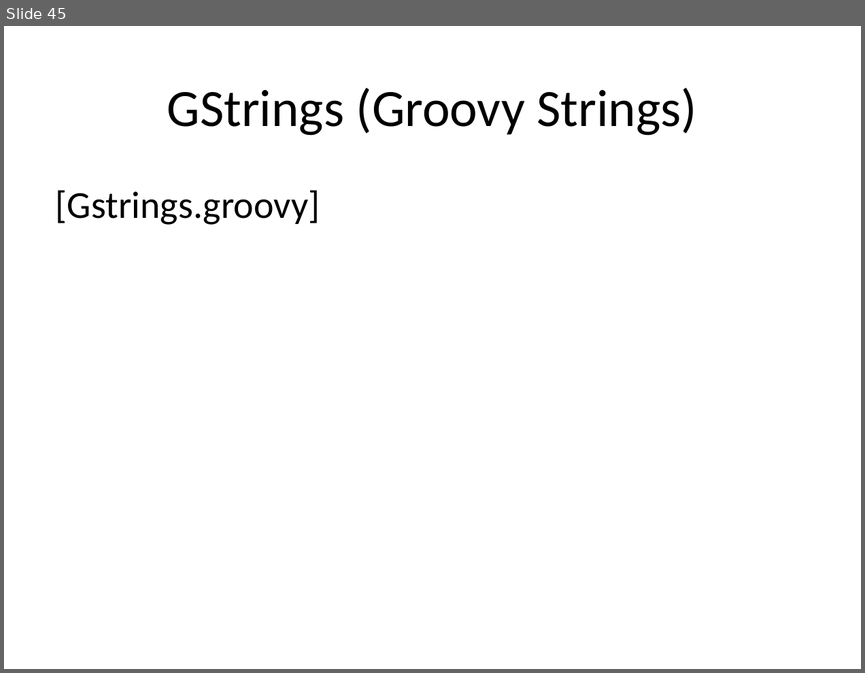
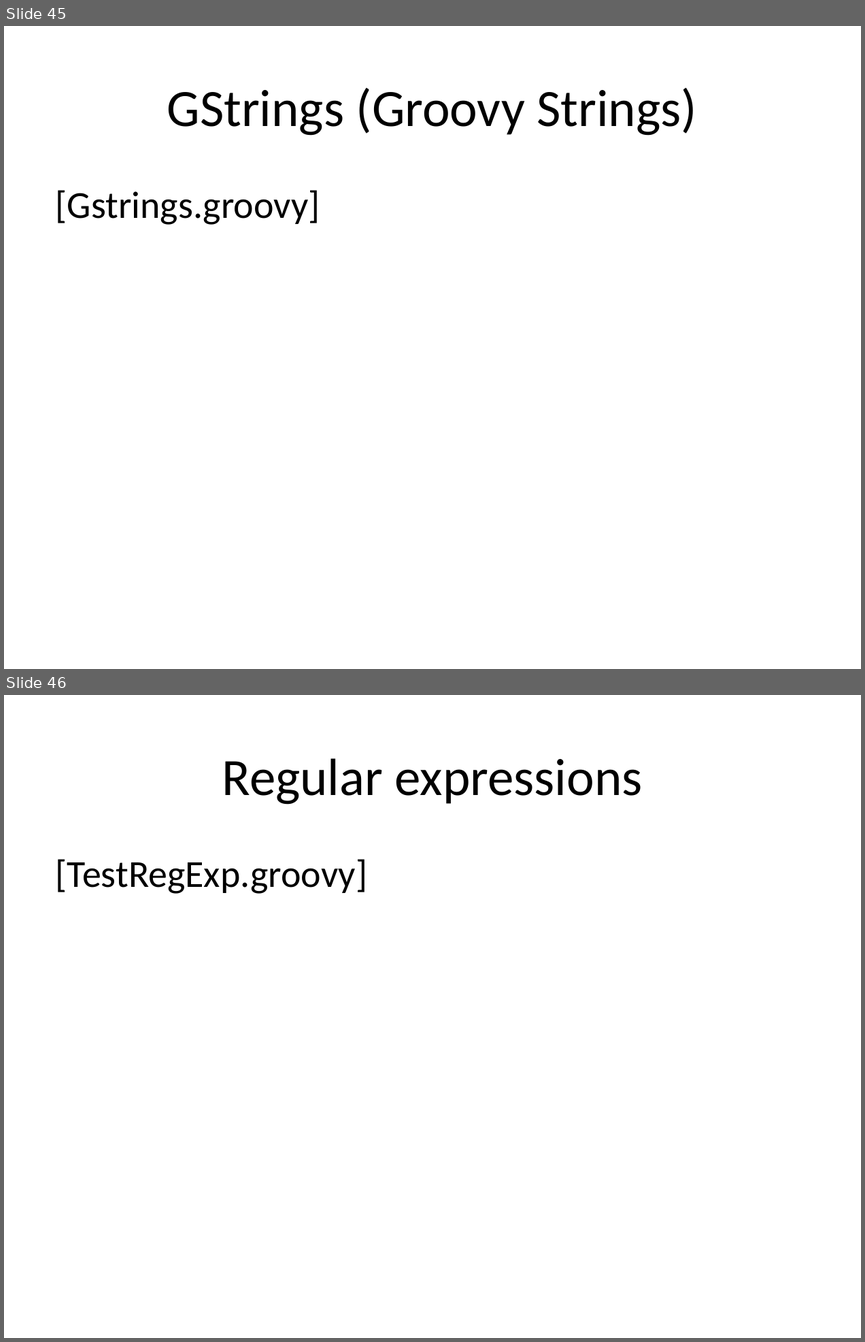
Before and after one commit to me97esn/groovyseminarium, a slide deck: groovyseminarie/dokument/groovyseminarium_source.pptx. Shown one above the other, each under a label of ours: slide 45 before the commit, slides 45 and 46 after it. The pictures are 865x673 and 865x1342 pixels, drawn with LibreOffice and Linux fonts; fonts in the diff are those of the drawing. Boxes give left, top, right and bottom in pixels: in the first picture for what was removed or moved away, otherwise in the second. Text is boxed around its words. In the diff, an @@ line names an element or a change of style, - is before the commit and + after.

```diff
--- a/groovyseminarie/dokument/groovyseminarium_source.pptx
+++ b/groovyseminarie/dokument/groovyseminarium_source.pptx
@@ slide 46 added at [4, 695, 861, 1338], background #FFFFFF @@
@@ title added at [222, 758, 643, 804], 44 pt, text #000000 @@
+Regular expressions
@@ text added at [56, 859, 368, 894], 32 pt, text #000000 @@
+[TestRegExp.groovy]
```
Also in this commit, not shown: 10 other slides added, 10 other files.
